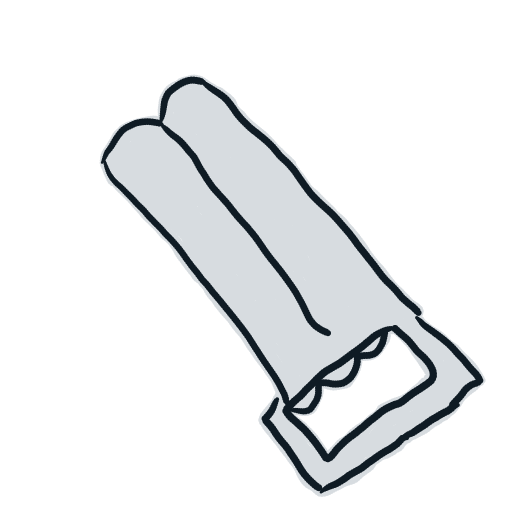
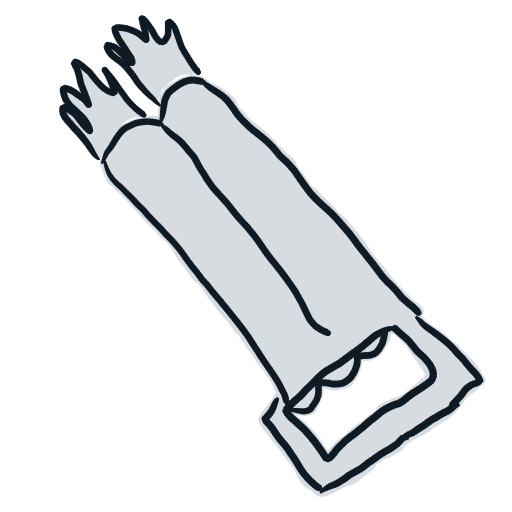
Layer changes from the first (512, 512) image to the second:
showed "Paint Layer 3" over [59,15,201,161]
showed "Paint Layer 7" over [64,15,201,161]
